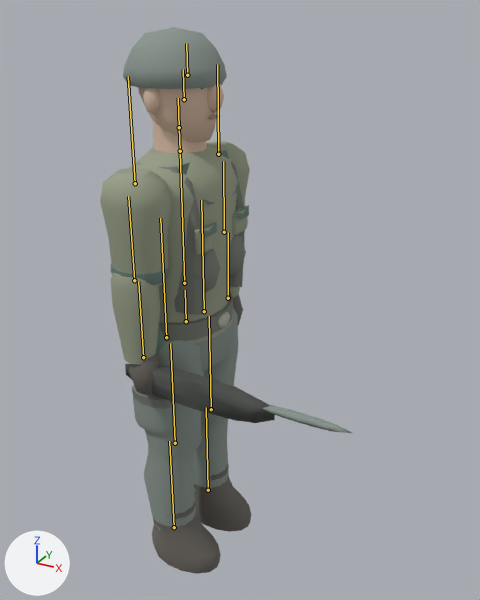
One commit to the glTF model unreal/MGRemaster/Content/SourceAssets/Characters/guard.glb: the scene before it, then after it.
The view is the same before and after, from a 50 mm camera at (1.134, -1.686, 1.876) aimed at (0.203, 0.006, 1.03). The lights are fixed; the arrows at lower left show +X, +Y and +Z. The first picture is the older version. The bones that bend it are drawn over the model as lines.

In view in the first picture: 'guard'.
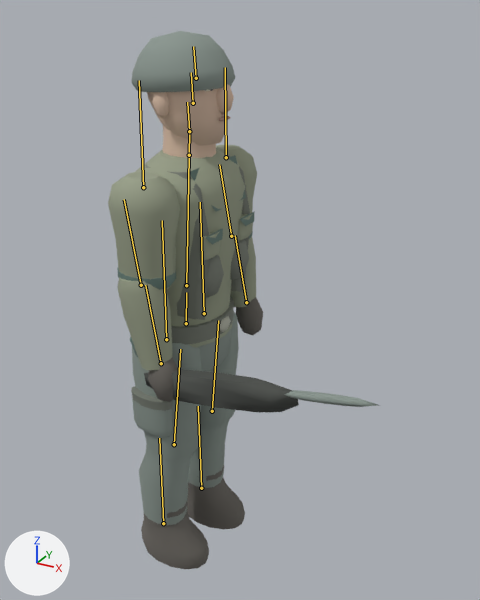
The newer file adds an action. The first version stands in its rest pose; the second is drawn at frame 17 of the action 'IdleLook'.

Boxes [x1, y1, x2, y2] around the edits, measured in the pictures (480 x 600 px):
'guard', posed (6% wider)
    before: [100, 27, 354, 574]
    after: [108, 31, 378, 569]
bone 'pelvis', root to tip
    before: (186, 321) to (185, 290)
    after: (186, 323) to (186, 292)
bone 'head', root to tip
    before: (179, 127) to (178, 98)
    after: (189, 131) to (187, 102)
bone 'upper_arm_L', root to tip
    before: (218, 154) to (217, 64)
    after: (226, 157) to (225, 67)
bone 'forearm_L', root to tip
    before: (224, 232) to (223, 161)
    after: (231, 236) to (219, 164)
bone 'upper_arm_R', root to tip
    before: (135, 183) to (128, 76)
    after: (143, 187) to (139, 80)
bone 'forearm_R', root to tip
    before: (134, 280) to (128, 196)
    after: (141, 285) to (124, 199)
bone 'thigh_L', root to tip
    before: (204, 311) to (201, 200)
    after: (204, 313) to (200, 202)
bone 'shin_L', root to tip
    before: (211, 409) to (209, 316)
    after: (212, 411) to (218, 320)
bone 'foot_L', root to tip
    before: (208, 490) to (206, 407)
    after: (201, 488) to (198, 406)
bone 'thigh_R', root to tip
    before: (166, 337) to (160, 218)
    after: (166, 339) to (162, 220)
bone 'shin_R', root to tip
    before: (175, 443) to (170, 343)
    after: (174, 444) to (180, 349)
bone 'foot_R', root to tip
    before: (174, 527) to (169, 441)
    after: (163, 523) to (159, 438)

The change, as a diff of the scene's bpy script:
```diff
--- a/unreal/MGRemaster/Content/SourceAssets/Characters/guard.glb.py
+++ b/unreal/MGRemaster/Content/SourceAssets/Characters/guard.glb.py
@@ bone_pelvis @@
 bone_pelvis = bpy.data.objects['Armature'].pose.bones['pelvis']
-bone_pelvis.location = (0.0, 0.0, 0.0)
-bone_pelvis.rotation_quaternion = (1.0, 0.0, 0.0, 0.0)  # degrees (0, 0, 0)
+bone_pelvis.location = (0.0, -0.008, 0.0)
+bone_pelvis.rotation_quaternion = (1.0, 0.0, 0.0, -0.027)  # degrees (0, 0, -3)
@@ bone_head @@
 bone_head = bpy.data.objects['Armature'].pose.bones['head']  # child of 'neck'
-bone_head.rotation_quaternion = (1.0, 0.0, 0.0, 0.0)  # degrees (0, 0, 0)
+bone_head.rotation_quaternion = (0.998, 0.0, 0.0, 0.065)  # degrees (0, 0, 7)
@@ bone_upper_arm_l @@
 bone_upper_arm_l = bpy.data.objects['Armature'].pose.bones['upper_arm_L']  # child of 'chest'
-bone_upper_arm_l.rotation_quaternion = (1.0, 0.0, 0.0, 0.0)  # degrees (0, 0, 0)
+bone_upper_arm_l.rotation_quaternion = (1.0, 0.0, 0.0, 0.03)  # degrees (0, 0, 3)
@@ bone_forearm_l @@
 bone_forearm_l = bpy.data.objects['Armature'].pose.bones['forearm_L']  # child of 'upper_arm_L'
-bone_forearm_l.rotation_quaternion = (1.0, 0.0, 0.0, 0.0)  # degrees (0, 0, 0)
+bone_forearm_l.rotation_quaternion = (0.996, 0.0, 0.0, 0.09)  # degrees (0, 0, 10)
@@ bone_upper_arm_r @@
 bone_upper_arm_r = bpy.data.objects['Armature'].pose.bones['upper_arm_R']  # child of 'chest'
-bone_upper_arm_r.rotation_quaternion = (1.0, 0.0, 0.0, 0.0)  # degrees (0, 0, 0)
+bone_upper_arm_r.rotation_quaternion = (1.0, 0.0, 0.0, 0.019)  # degrees (0, 0, 2)
@@ bone_forearm_r @@
 bone_forearm_r = bpy.data.objects['Armature'].pose.bones['forearm_R']  # child of 'upper_arm_R'
-bone_forearm_r.rotation_quaternion = (1.0, 0.0, 0.0, 0.0)  # degrees (0, 0, 0)
+bone_forearm_r.rotation_quaternion = (0.996, 0.0, 0.0, 0.09)  # degrees (0, 0, 10)
@@ bone_thigh_l @@
 bone_thigh_l = bpy.data.objects['Armature'].pose.bones['thigh_L']  # child of 'pelvis'
-bone_thigh_l.rotation_quaternion = (1.0, 0.0, 0.0, 0.0)  # degrees (0, 0, 0)
+bone_thigh_l.rotation_quaternion = (0.999, 0.0, 0.0, 0.033)  # degrees (0, 0, 4)
@@ bone_shin_l @@
 bone_shin_l = bpy.data.objects['Armature'].pose.bones['shin_L']  # child of 'thigh_L'
-bone_shin_l.rotation_quaternion = (1.0, 0.0, 0.0, 0.0)  # degrees (0, 0, 0)
+bone_shin_l.rotation_quaternion = (0.999, 0.0, 0.0, -0.05)  # degrees (0, 0, -6)
@@ bone_foot_l @@
 bone_foot_l = bpy.data.objects['Armature'].pose.bones['foot_L']  # child of 'shin_L'
-bone_foot_l.rotation_quaternion = (1.0, 0.0, 0.0, 0.0)  # degrees (0, 0, 0)
+bone_foot_l.rotation_quaternion = (0.999, 0.0, 0.0, 0.05)  # degrees (0, 0, 6)
@@ bone_thigh_r @@
 bone_thigh_r = bpy.data.objects['Armature'].pose.bones['thigh_R']  # child of 'pelvis'
-bone_thigh_r.rotation_quaternion = (1.0, 0.0, 0.0, 0.0)  # degrees (0, 0, 0)
+bone_thigh_r.rotation_quaternion = (1.0, 0.0, 0.0, 0.022)  # degrees (0, 0, 2)
@@ bone_shin_r @@
 bone_shin_r = bpy.data.objects['Armature'].pose.bones['shin_R']  # child of 'thigh_R'
-bone_shin_r.rotation_quaternion = (1.0, 0.0, 0.0, 0.0)  # degrees (0, 0, 0)
+bone_shin_r.rotation_quaternion = (0.999, 0.0, 0.0, -0.05)  # degrees (0, 0, -6)
@@ bone_foot_r @@
 bone_foot_r = bpy.data.objects['Armature'].pose.bones['foot_R']  # child of 'shin_R'
-bone_foot_r.rotation_quaternion = (1.0, 0.0, 0.0, 0.0)  # degrees (0, 0, 0)
+bone_foot_r.rotation_quaternion = (0.999, 0.0, 0.0, 0.05)  # degrees (0, 0, 6)
```
